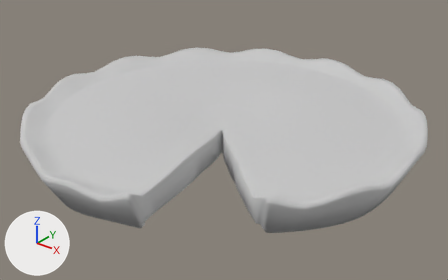
The FBX model space_jam/Assets/3D_Models/Lilly_Pad.FBX: old version first, new version second.
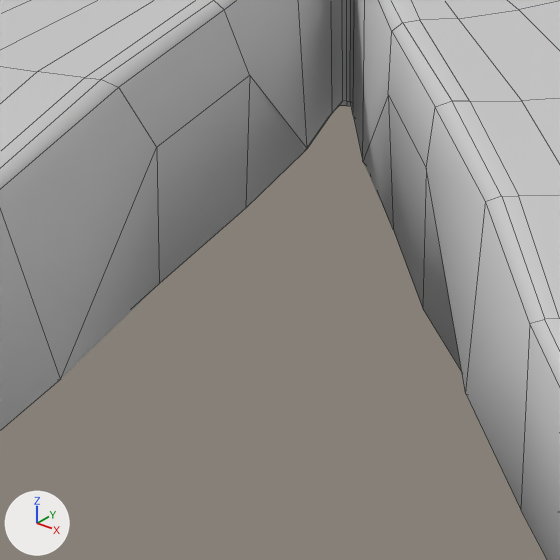
There are two pictures of each version: one whole from a 50 mm camera at (11.35, -14.17, 7.91) aimed at (0.15, -0.18, -0.76), one close up on the part from 41% to 55% of the width and 50% to 73% of the height. The lights are fixed; the arrows at lower left show +X, +Y and +Z. The close-ups show mesh edges as thin lines. Where no turn or scale is listed for an object, it has been applied to the vertices.

The scene before the commit, as lines of its bpy script (objects in view):
```python
me_mesh = bpy.data.meshes.new('Mesh')
me_mesh.from_pydata(...)  # 1804 vertices, 1752 faces; spans x -6.22..6.22, y -6.26..6.22, z -0.96..0.34
me_mesh.materials.append(mat_material__25)  # its picture is missing
# before: 1545 (1.42, -1.63, -0.22) at pixel (388, 94), 1549 (0.97, -1.8, -0.22) at pixel (249, 75), 1636 (1.85, -1.97, -0.21) at pixel (426, 168), 1641 (1.09, -2.4, -0.21) at pixel (156, 147)
ob_lilly_pad_mesh = bpy.data.objects.new('Lilly_Pad_mesh', me_mesh)
ob_lilly_pad_mesh.location = (0.0, 0.0, 0.0)
```
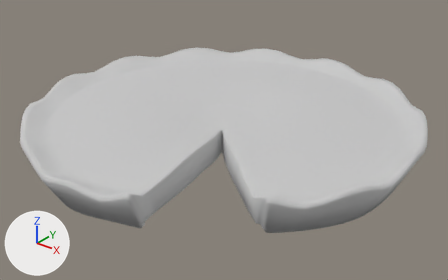
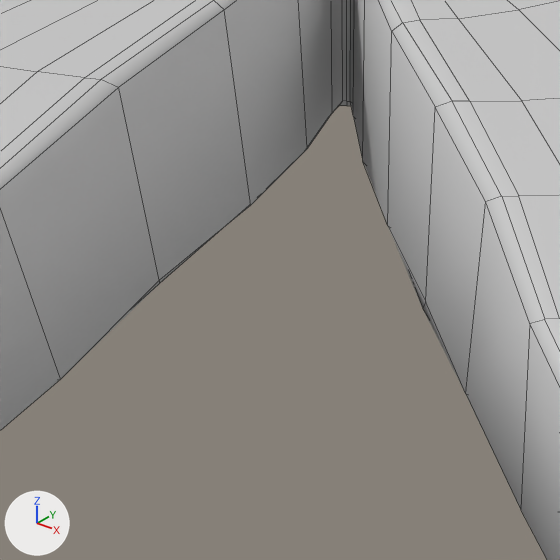
Edits to the bpy script that builds the scene:
```text
Change me_mesh:
    where me_mesh.from_pydata(...)  # 1804 vertices, 1752 faces; spans x -6.22..6.22, y -6.26..6.22, z -0.96..0.34
    used by ob_lilly_pad_mesh; location = (0.0, 0.0, 0.0)
    me_mesh part 1
    add for i in [1545, 1549, 1636, 1641]: me_mesh.vertices[i].co += Vector((0.0, 0.0, -0.49))
```

Location of each change, [x1, y1, x2, y2] in pixels of the close-ups (560 x 560 px; the box of a moved part takes in the faces that stretch with it):
part 1 of me_mesh, moved or reshaped: [0, 0, 486, 393] in both
